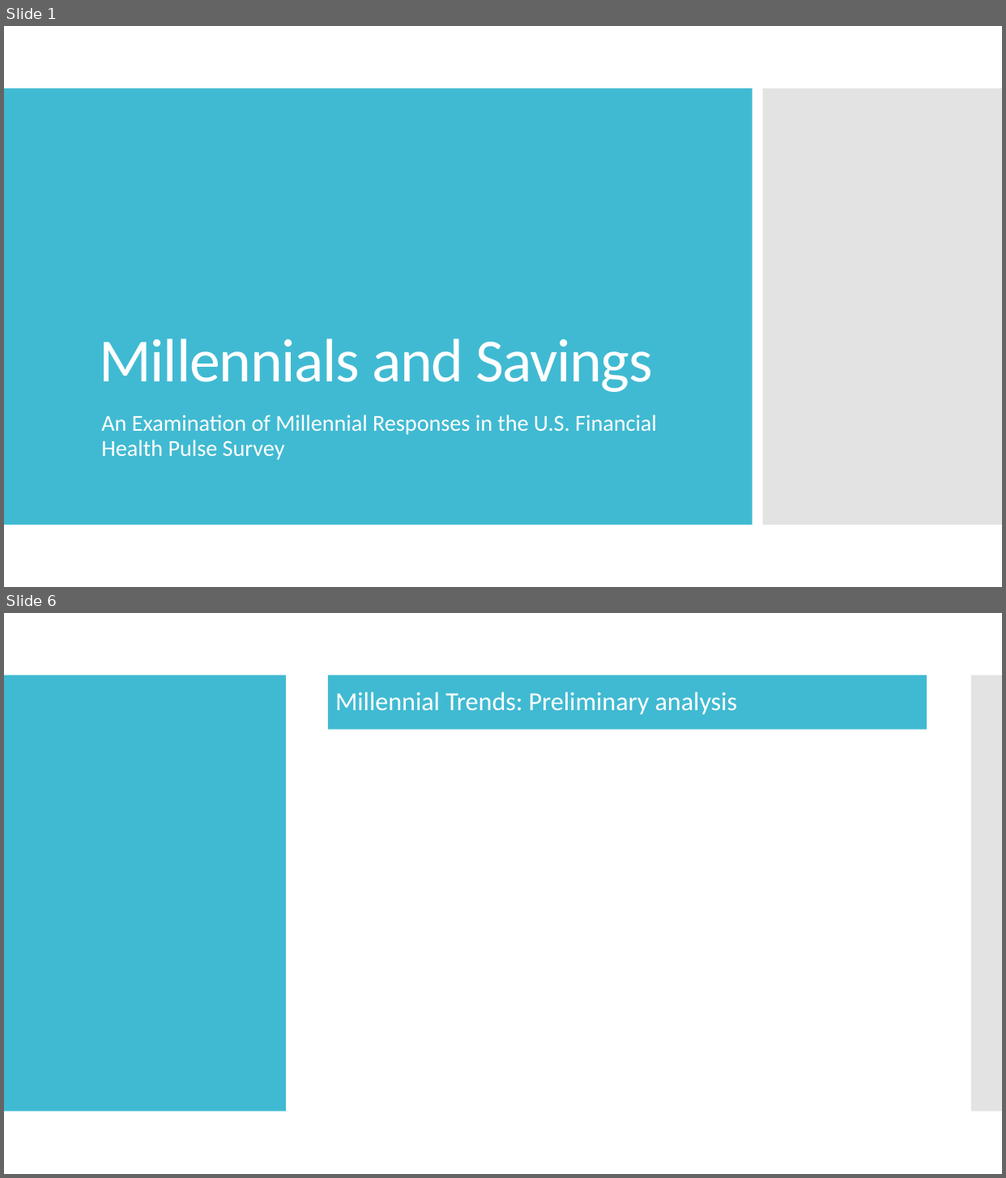
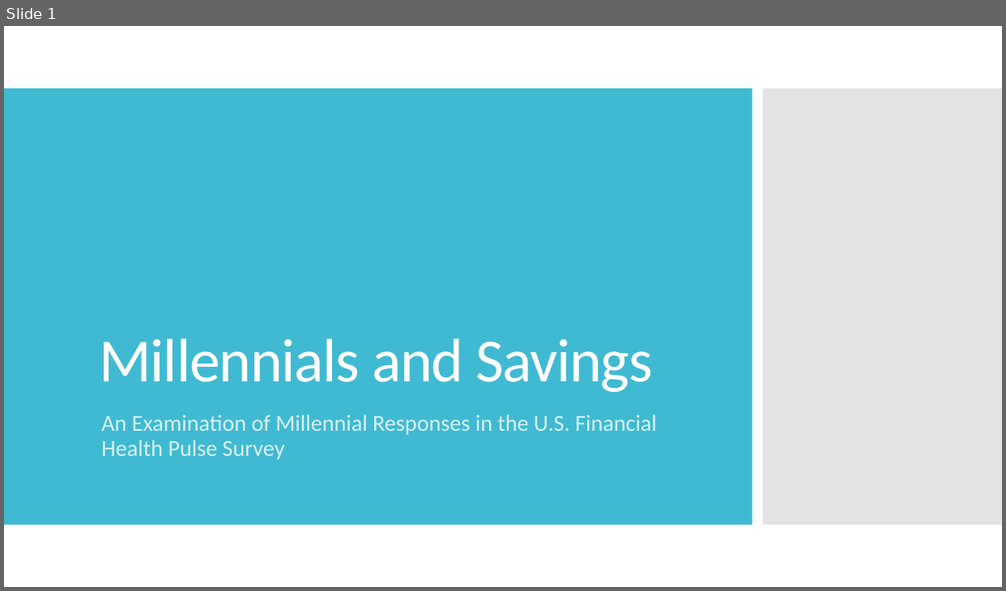
Before and after one commit to jazzstep/CFSI-USHPS-MillSavings, a slide deck: Millennials and Savings.pptx. Shown one above the other, each under a label of ours: slides 1 and 6 before the commit, slide 1 after it; the slides between them are not shown. The pictures are 1006x1178 and 1006x591 pixels, drawn with LibreOffice and Linux fonts; fonts in the diff are those of the drawing. Boxes give left, top, right and bottom in pixels: in the first picture for what was removed or moved away, otherwise in the second. Text is boxed around its words. In the diff, an @@ line names an element or a change of style, - is before the commit and + after.

```diff
--- a/Millennials and Savings.pptx
+++ b/Millennials and Savings.pptx
@@ slide 6 removed at box(4, 613, 1002, 1174), background #FFFFFF @@
@@ rectangle removed at box(4, 675, 286, 1112) @@
@@ rectangle removed at box(328, 675, 927, 730) @@
-Millennial Trends: Preliminary analysis
@@ rectangle removed at box(971, 675, 1002, 1112) @@
@@ slide 1 changed as well @@
@@ subtitle "An Examination of Millennial Responses ..." at box(101, 415, 657, 460): text colour #FFFFFF to #D9F1F6 @@
```
Also in this commit, not shown: 1 other slide changed, 3 slides added, 3 other slides removed, 8 other files.
